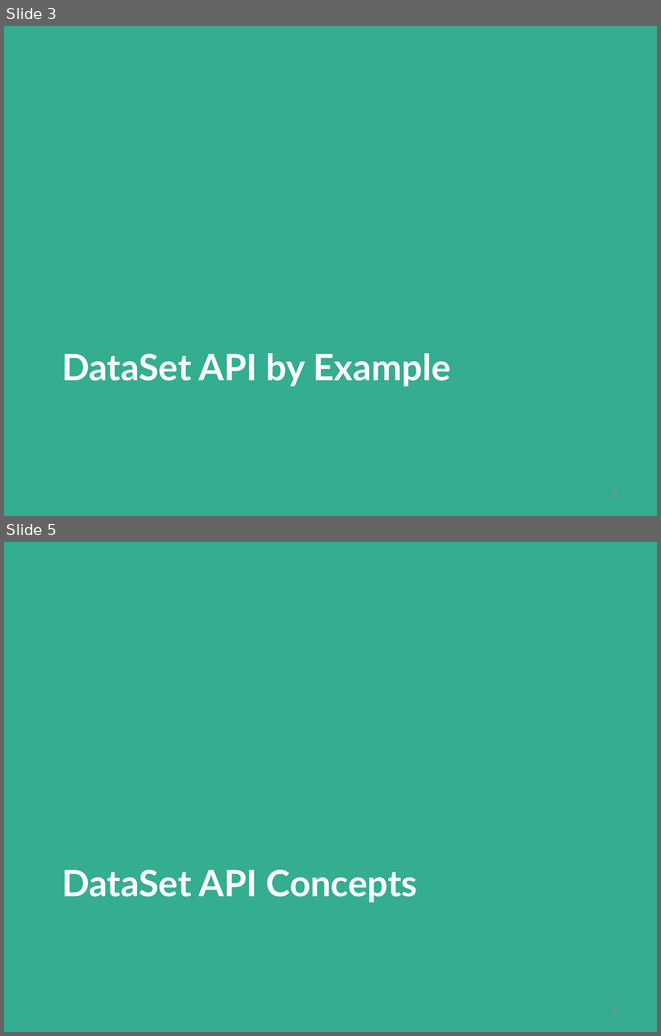
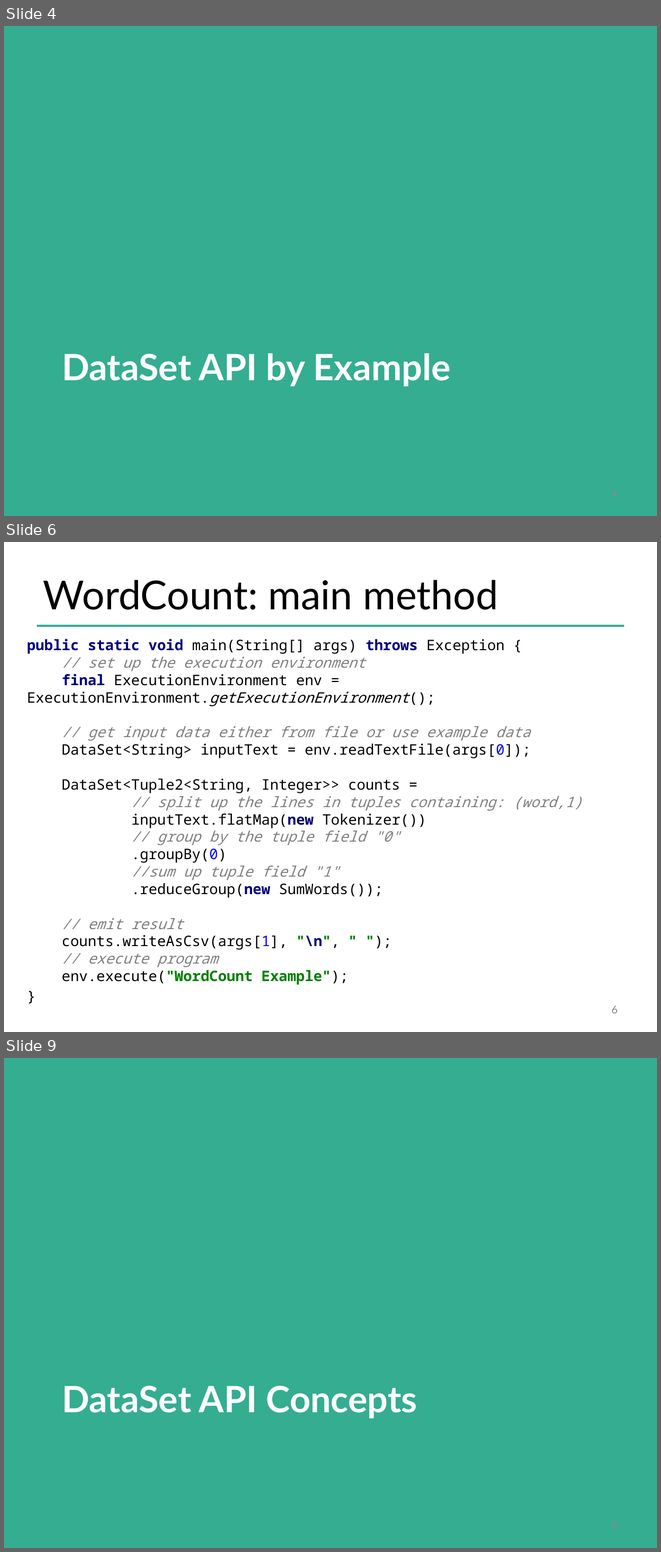
Before and after one commit to dataArtisans/flink-training-web, a slide deck: slides/flink_batch_basics.pptx. Shown one above the other, each under a label of ours: slides 3 and 5 before the commit, slides 4, 6 and 9 after it; the slides between them are not shown. The pictures are 661x1036 and 661x1552 pixels, drawn with LibreOffice and Linux fonts; fonts in the diff are those of the drawing; background and template pictures are left out. Boxes give left, top, right and bottom in pixels: in the first picture for what was removed or moved away, otherwise in the second. Text is boxed around its words. In the diff, an @@ line names an element or a change of style, - is before the commit and + after.

```diff
--- a/slides/flink_batch_basics.pptx
+++ b/slides/flink_batch_basics.pptx
@@ slide 6 added at (4, 542, 657, 1032), background #FFFFFF @@
@@ title added at (43, 580, 498, 610), 44 pt, text #000000 @@
+WordCount: main method
@@ line added from (37, 626) to (624, 626), #34AD91 2 pt @@
@@ text added at (27, 638, 583, 985), 16 pt, text #000000 @@
+public static void main(String[] args) throws Exception {
+// set up the execution environment
+final ExecutionEnvironment env = ExecutionEnvironment.getExecutionEnvironment();
+// get input data either from file or use example data
+DataSet<String> inputText = env.readTextFile(args[0]);
+DataSet<Tuple2<String, Integer>> counts =
+// split up the lines in tuples containing: (word,1)
+inputText.flatMap(new Tokenizer())
+// group by the tuple field "0"
+.groupBy(0)
+//sum up tuple field "1"
+.reduceGroup(new SumWords());
+// emit result
+counts.writeAsCsv(args[1], "\n", " ");
+// execute program
+env.execute("WordCount Example");
+}
@@ page number added at (611, 1005, 618, 1013), 12 pt, text #8C8C8C @@
+6
@@ what was slide 3 is now slide 4 @@
@@ what was slide 5 is now slide 9 @@
```
Also in this commit, not shown: 6 slides changed, 15 other slides added.
